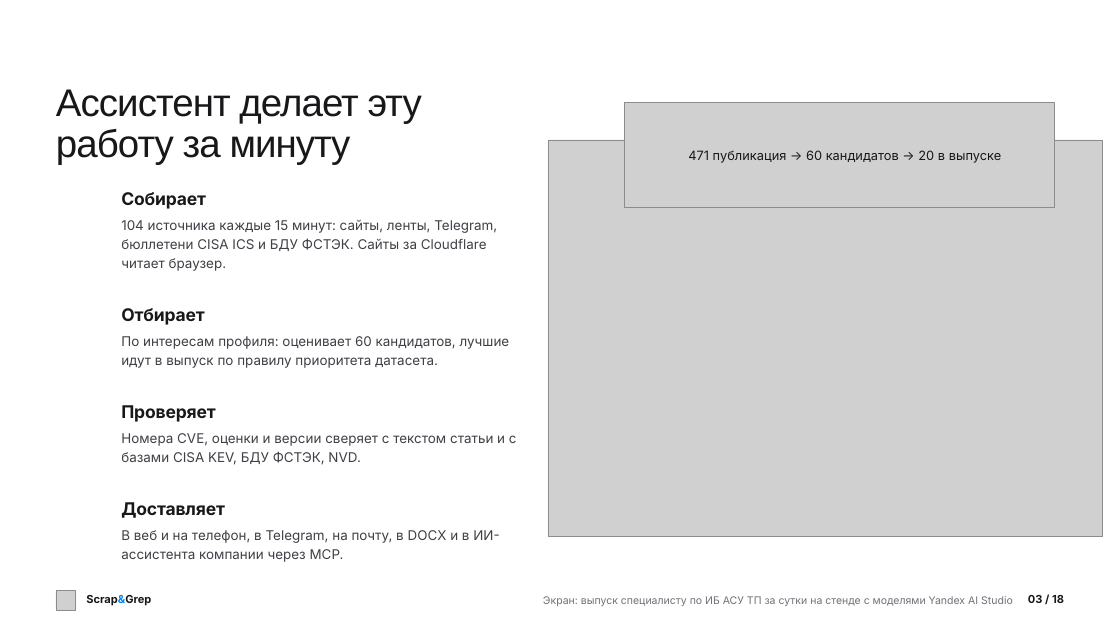
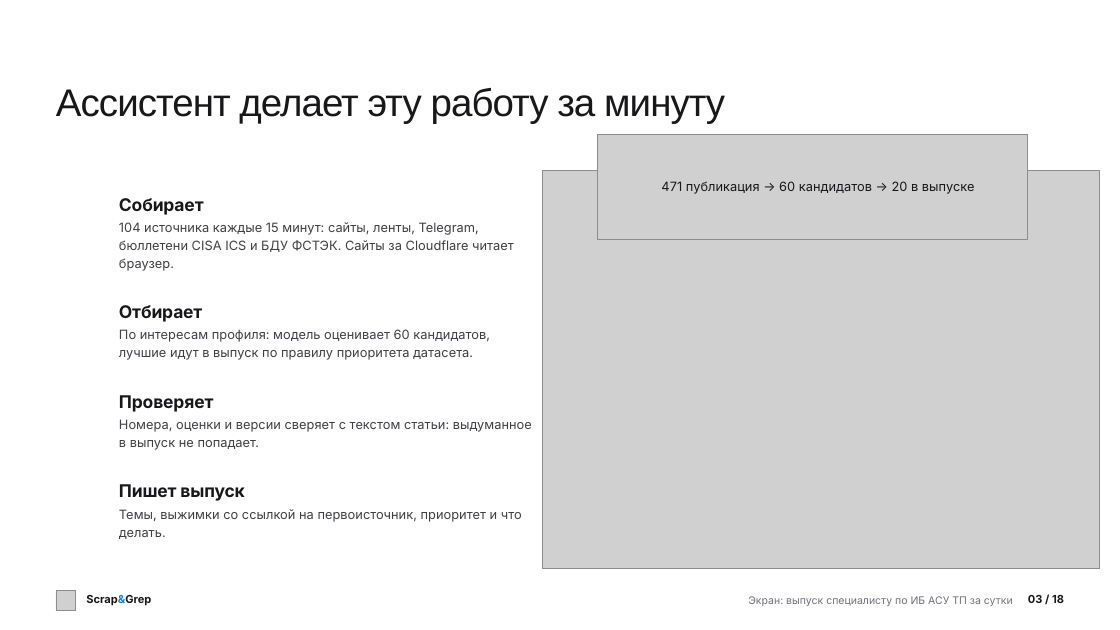
Before and after one commit to verikirill/scrap-and-grep, a slide deck: slide 3 of docs/presentation/scrapgrep.pptx. Drawn at 1120x630 pixels with LibreOffice and Linux fonts; fonts in the diff are those of the drawing; grey boxes stand for pictures; background and template pictures are left out. Boxes give left, top, right and bottom in pixels: in the first picture for what was removed or moved away, otherwise in the second. Text is boxed around its words. In the diff, an @@ line names an element or a change of style, - is before the commit and + after.

Commit message:
docs: deck without repeated facts, a 2026 price slide with sources, even layout
Every fact now stands on one slide: the cover names the audiences, the problem shows sources, publications and the KEV deadline, the speed slide compares models, the analyst study keeps time and coverage, and a new slide prices a digest by analyst and by assistant with six dated sources. Layout checked for equal margins and room above the footer; PPTX carries superscript references.

```diff
--- a/docs/presentation/scrapgrep.pptx
+++ b/docs/presentation/scrapgrep.pptx
@@ text "Ассистент делает эту работу за ..." rewrapped from <box>56,89,422,164</box> to <box>56,88,725,124</box> @@
@@ picture: place and size @@
-picture at <box>624,103,1054,208</box>
+picture at <box>597,134,1028,239</box>
@@ picture: place and size @@
-picture at <box>549,140,1103,537</box>
+picture at <box>543,171,1099,569</box>
@@ text "471 публикация → 60 кандидатов ...": place and size @@
-text "471 публикация → 60 кандидатов ..." at <box>688,150,1002,163</box>
+text "471 публикация → 60 кандидатов ..." at <box>661,181,975,194</box>
@@ text "Собирает": place and size @@
-text "Собирает" at <box>121,192,206,209</box>
+text "Собирает" at <box>119,198,204,215</box>
@@ text "104 источника каждые 15 минут: ..." at <box>119,222,514,271</box>: size 11.5 to 11 pt; line spacing 16.1pt to 15.4pt @@
@@ text at <box>119,329,490,360</box>: text changed; size 11.5 to 11 pt @@
-По интересам профиля: оценивает 60 кандидатов, лучшие
-идут в выпуск по правилу приоритета датасета.
+По интересам профиля: модель оценивает 60 кандидатов,
+лучшие идут в выпуск по правилу приоритета датасета.
@@ text "Проверяет": place and size @@
-text "Проверяет" at <box>121,405,216,422</box>
+text "Проверяет" at <box>119,395,214,412</box>
@@ text at <box>119,419,532,450</box>: text changed; size 11.5 to 11 pt @@
-Номера CVE, оценки и версии сверяет с текстом статьи и с
-базами CISA KEV, БДУ ФСТЭК, NVD.
+Номера, оценки и версии сверяет с текстом статьи: выдуманное
+в выпуск не попадает.
@@ text at <box>119,509,522,539</box>: text changed; size 11.5 to 11 pt @@
-В веб и на телефон, в Telegram, на почту, в DOCX и в ИИ-
-ассистента компании через MCP.
+Темы, выжимки со ссылкой на первоисточник, приоритет и что
+делать.
@@ text at <box>119,484,245,501</box>: text changed @@
-Доставляет
+Пишет выпуск
@@ text at <box>748,596,1013,606</box>: text changed @@
-Экран: выпуск специалисту по ИБ АСУ ТП за сутки на стенде с моделями Yandex AI Studio
+Экран: выпуск специалисту по ИБ АСУ ТП за сутки
```
Also in this commit, not shown: 15 other slides changed, 2 slides added, 2 slides removed, 5 other files.
